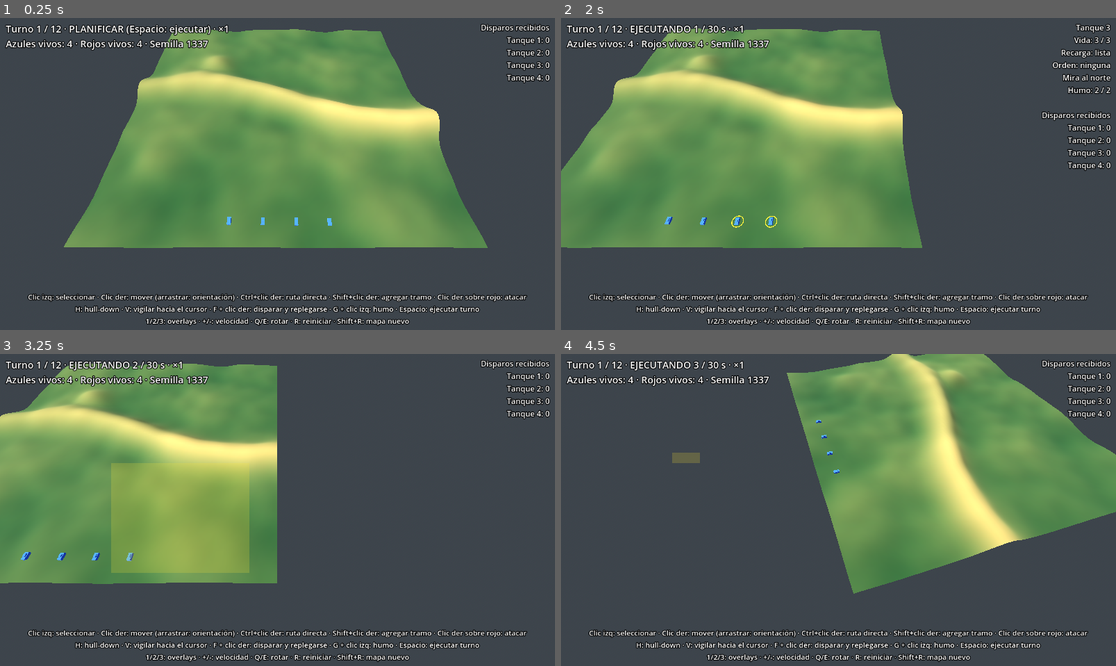
Above: before the commit, frames 1-4 (two rows, left to right).
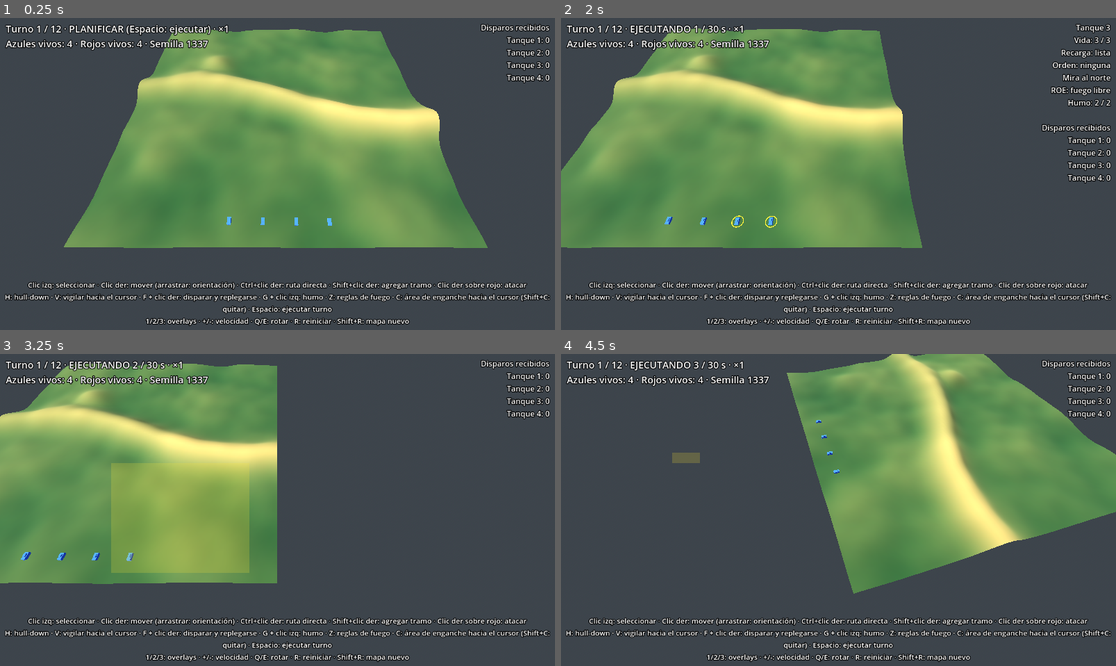
Above: after the commit, the same moments.

Repository: LeandroK99/Demogamev1
Game: Godot game, scene res://main.tscn
Two runs of this game, one before a commit and one after it. Both use one fixed random seed, a clock stepped at 60 frames per second and the inputs below.
Inputs (mouse positions are in pixels of both pictures, inside the frame that each line leads up to):
- Up to frame 1 (0.25 s): no input
- Up to frame 2 (2 s): tap Enter at 0.5 s; move the mouse to (960, 158) at 0.52 s; hold D 0.53-1.25 s; tap Z at 0.6 s; click (960, 158) at 0.67 s; tap Space at 0.77 s; tap C at 0.8 s; drag from (727, 189) to (810, 236) at 1.27 s
- Up to frame 3 (3.25 s): move the mouse to (333, 441) at 2.02 s; hold D 2.03-2.75 s; tap Z at 2.1 s; click (333, 441) at 2.17 s; tap C at 2.3 s; drag from (249, 572) to (111, 463) at 2.77 s
- Up to frame 4 (4.5 s): move the mouse to (1005, 556) at 3.52 s; hold A 3.53-4.25 s; hold Q 3.53-4.25 s; click (1005, 556) at 3.67 s; tap Space at 3.77 s; tap C at 3.8 s; drag from (672, 463) to (755, 432) at 4.27 s

The runs differ from the first frame. In frame 1, 3.7% of the frame differs, in the area x 0-100%, y 84-95%; in frame 2, 4.5%, in the area x 0-100%, y 21-95%; in frame 3, 3.7%; in frame 4, 3.7%.

Commit message:
fase 14: reglas de fuego (ROE), arco de tiro y distancia máxima de enganche
Co-Authored-By: Claude Opus 5.5 <noreply@anthropic.com>
Claude-Session: https://claude.ai/code/session_01FRAVKPY78grxLMWDVvAnAv

Diff:
--- a/game/hud.gd
+++ b/game/hud.gd
@@ -4,7 +4,7 @@
 
 const PLAYER_SIDE: int = 0
 const HELP: String = "Clic izq: seleccionar · Clic der: mover (arrastrar: orientación) · Ctrl+clic der: ruta directa · Shift+clic der: agregar tramo · Clic der sobre rojo: atacar\n" \
-	+ "H: hull-down · V: vigilar hacia el cursor · F + clic der: disparar y replegarse · G + clic izq: humo · Espacio: ejecutar turno\n1/2/3: overlays · +/-: velocidad · Q/E: rotar · R: reiniciar · Shift+R: mapa nuevo"
+	+ "H: hull-down · V: vigilar hacia el cursor · F + clic der: disparar y replegarse · G + clic izq: humo · Z: reglas de fuego · C: área de enganche hacia el cursor (Shift+C: quitar) · Espacio: ejecutar turno\n1/2/3: overlays · +/-: velocidad · Q/E: rotar · R: reiniciar · Shift+R: mapa nuevo"
 const ORDER_NAMES: Dictionary = {
 	Unit.Order.NONE: "ninguna",
 	Unit.Order.MOVE: "mover",
@@ -13,6 +13,12 @@
 	Unit.Order.ATTACK: "atacar",
 	Unit.Order.OVERWATCH: "vigilancia",
 	Unit.Order.SCOOT: "disparar y replegarse",
+}
+
+const ROE_NAMES: Dictionary = {
+	Unit.Roe.FREE: "fuego libre",
+	Unit.Roe.RETURN_FIRE: "solo si le disparan",
+	Unit.Roe.HOLD: "retener fuego",
 }
 
 var world: SimWorld
@@ -110,6 +116,12 @@
 			order_text += " (rojo %d)" % (sel.attack_target - Config.UNITS_PER_SIDE + 1)
 		lines.append("Orden: %s" % order_text)
 		lines.append("Mira al %s" % compass(sel.heading))
+		var roe_text: String = ROE_NAMES.get(sel.roe, "?")
+		if sel.fire_arc_dir != Vector2.ZERO:
+			roe_text += ", arco al %s" % compass(sel.fire_arc_dir)
+		if sel.max_engage_m < Config.MAX_RANGE:
+			roe_text += ", hasta %d m" % roundi(sel.max_engage_m)
+		lines.append("ROE: %s" % roe_text)
 		lines.append("Humo: %d / %d" % [sel.smoke_charges, Config.SMOKE_CHARGES])
 		lines.append("")
 	lines.append("Disparos recibidos")
--- a/game/input_controller.gd
+++ b/game/input_controller.gd
@@ -17,6 +17,7 @@
 const COLOR_WAYPOINT: Color = Color(1.0, 1.0, 1.0)
 const COLOR_OVERWATCH: Color = Color(0.4, 1.0, 0.6)
 const COLOR_SCOOT: Color = Color(0.9, 0.5, 1.0)
+const COLOR_ENGAGE: Color = Color(1.0, 0.55, 0.55) # área de enganche (arco + distancia de la ROE)
 const OVERWATCH_ARC_STEPS: int = 12
 const COLOR_FACING: Color = Color(0.3, 0.9, 1.0)
 const COLOR_ATTACK: Color = Color(1.0, 0.25, 0.2)
@@ -106,6 +107,12 @@
 	if key != null and key.pressed and not key.echo and key.physical_keycode == KEY_ESCAPE:
 		pending_mode = ""
 		return
+	if key != null and key.pressed and not key.echo and key.physical_keycode == KEY_Z:
+		_cycle_roe()
+		return
+	if key != null and key.pressed and not key.echo and key.physical_keycode == KEY_C:
+		_engagement_at(get_viewport().get_mouse_position(), key.shift_pressed)
+		return
 	if key != null and key.pressed and not key.echo and key.physical_keycode == KEY_V:
 		_order_overwatch_at(get_viewport().get_mouse_position())
 		return
@@ -241,6 +248,35 @@
 	for id: int in selected_ids:
 		var u: Unit = world.get_unit(id)
 		world.order_overwatch(id, at - u.pos)
+
+
+## Z: siguiente ROE (libre -> solo si te disparan -> retener) para las seleccionadas,
+## partiendo de la de la primera.
+func _cycle_roe() -> void:
+	var u: Unit = primary_unit()
+	if u == null or world.phase != SimWorld.Phase.PLAN:
+		return
+	var next: int = (u.roe + 1) % Unit.Roe.size()
+	for id: int in selected_ids:
+		world.set_roe(id, next)
+
+
+## C: área de enganche hacia el cursor (arco centrado en el cursor y distancia máxima
+## hasta él). Shift+C: sin arco y a distancia máxima.
+func _engagement_at(screen: Vector2, clear: bool) -> void:
+	if selected_ids.is_empty() or world.phase != SimWorld.Phase.PLAN:
+		return
+	if clear:
+		for id: int in selected_ids:
+			world.set_engagement(id, Vector2.ZERO, Config.MAX_RANGE)
+		return
+	var hit: Variant = terrain_view.raycast(camera.project_ray_origin(screen), camera.project_ray_normal(screen))
+	if hit == null:
+		return
+	var at: Vector2 = Vector2((hit as Vector3).x, (hit as Vector3).z) / Config.CELL_SIZE
+	for id: int in selected_ids:
+		var u: Unit = world.get_unit(id)
+		world.set_engagement(id, at - u.pos, (at - u.pos).length() * Config.CELL_SIZE)
 
 
 ## Humo en el punto bajo el cursor: lo tira la seleccionada más cercana que tenga
@@ -329,7 +365,9 @@
 		if u.final_heading != Vector2.ZERO and not u.path.is_empty():
 			_arrow(segs, colors, Vector2(u.path.back()), u.final_heading, COLOR_FACING)
 		if u.order == Unit.Order.OVERWATCH:
-			_sector(segs, colors, u)
+			_sector(segs, colors, u, u.overwatch_dir, Config.OVERWATCH_HALF_ANGLE_DEG, Config.MAX_RANGE, COLOR_OVERWATCH)
+		if u.fire_arc_dir != Vector2.ZERO and selected_ids.has(u.id):
+			_sector(segs, colors, u, u.fire_arc_dir, Config.FIRE_ARC_HALF_ANGLE_DEG, u.max_engage_m, COLOR_ENGAGE)
 		if u.order == Unit.Order.SCOOT and not u.scoot_fired and not u.path.is_empty():
 			_dashed(segs, colors, Vector2(u.path.back()), Vector2(u.return_cell), COLOR_SCOOT)
 		if u.attack_target >= 0 and world.known_enemies[PLAYER_SIDE].has(u.attack_target):
@@ -376,20 +414,20 @@
 		_seg(segs, colors, _ground(at - d), _ground(at + d), color)
 
 
-## Abanico del sector de vigilancia: dos bordes y el arco a MAX_RANGE.
-func _sector(segs: PackedVector3Array, colors: PackedColorArray, u: Unit) -> void:
-	var r: float = Config.MAX_RANGE / Config.CELL_SIZE
-	var half: float = deg_to_rad(Config.OVERWATCH_HALF_ANGLE_DEG)
+## Abanico desde u.pos: dos bordes y el arco a range_m.
+func _sector(segs: PackedVector3Array, colors: PackedColorArray, u: Unit, dir: Vector2, half_deg: float, range_m: float, color: Color) -> void:
+	var r: float = range_m / Config.CELL_SIZE
+	var half: float = deg_to_rad(half_deg)
 	var limit: float = float(world.height_field.size - 1)
 	var prev: Vector2 = Vector2.ZERO
 	for i: int in OVERWATCH_ARC_STEPS + 1:
 		var a: float = -half + 2.0 * half * float(i) / float(OVERWATCH_ARC_STEPS)
-		var p: Vector2 = u.pos + u.overwatch_dir.rotated(a) * r
+		var p: Vector2 = u.pos + dir.rotated(a) * r
 		p = Vector2(clampf(p.x, 0.0, limit), clampf(p.y, 0.0, limit))
 		if i == 0 or i == OVERWATCH_ARC_STEPS:
-			_seg(segs, colors, _ground(u.pos), _ground(p), COLOR_OVERWATCH)
+			_seg(segs, colors, _ground(u.pos), _ground(p), color)
 		if i > 0:
-			_seg(segs, colors, _ground(prev), _ground(p), COLOR_OVERWATCH)
+			_seg(segs, colors, _ground(prev), _ground(p), color)
 		prev = p
 
 
--- a/sim/ai_commander.gd
+++ b/sim/ai_commander.gd
@@ -29,12 +29,16 @@
 	for u: Unit in world.units:
 		if u.side != side or not u.alive:
 			continue
+		world.set_engagement(u.id, Vector2.ZERO, Config.MAX_RANGE)
 		if u.hp == 1 and not threats.is_empty():
 			_retreat(world, u)
 			reserved.append(world.destination(u))
 		elif not threats.is_empty():
 			var state: Dictionary = evaluate_cell(world, u.cell(), threats)
 			if state["hull_hidden"] and state["can_fire"]:
+				# Emboscada: no tira de lejos salvo que ya lo hayan atacado
+				var ambush_m: float = Config.MAX_RANGE if world.fired_upon_recently(u) else Config.AI_AMBUSH_RANGE
+				world.set_engagement(u.id, Vector2.ZERO, ambush_m)
 				if not world.order_overwatch(u.id, SimWorld.facing_to_threats(u.cell(), threats)):
 					u.path.clear()
 					u.moving = false
--- a/sim/config.gd
+++ b/sim/config.gd
@@ -82,6 +82,11 @@
 const AI_SMOKE_EXPOSURE: float = 0.5 # la IA tira humo al retroceder si su celda está más expuesta que esto
 const AI_SMOKE_DIST: float = 5.0 # celdas hacia la amenaza donde la IA pone la nube
 
+# --- Reglas de fuego (ROE) ---
+const ROE_RETURN_FIRE_SECONDS: float = 15.0 # "solo si te disparan": queda liberado este tiempo tras recibir un disparo
+const FIRE_ARC_HALF_ANGLE_DEG: float = 45.0 # semiángulo del arco de tiro
+const AI_AMBUSH_RANGE: float = 250.0 # metros: la IA en vigilancia no tira más lejos que esto si no la atacaron
+
 # --- Orden hull-down e IA ---
 const HULLDOWN_MIN_SEPARATION: float = 3.0 # celdas mínimas entre destinos de una misma orden
 const NO_THREAT_ADVANCE: int = 20 # celdas hacia el centro si no hay amenazas conocidas
--- a/sim/sim_world.gd
+++ b/sim/sim_world.gd
@@ -452,6 +452,7 @@
 		# Fogonazo: el bando del blanco sabe de dónde vino el tiro, aunque no lo vea
 		known_enemies[target.side][shooter.id] = {"cell": shooter.cell(), "last_seen_turn": turn}
 		target.shots_received += 1
+		target.last_fired_upon_tick = total_ticks
 		var hit: bool = rng.randf() < hit_probability(shooter, target)
 		if hit:
 			target.hp -= 1
@@ -465,13 +466,16 @@
 		shot_events.append({"shooter": shooter.id, "target": target.id, "hit": hit, "aspect": aspect_of(target, shooter.pos)})
 
 
-## Enemigo visible para el bando del tirador, más cercano, al que el tirador ve.
+## Enemigo visible para el bando del tirador, más cercano, al que el tirador ve
+## y que su ROE permite (arco y distancia máxima de enganche incluidos).
 func _pick_target(shooter: Unit) -> Unit:
+	if not roe_allows_fire(shooter):
+		return null
 	var vis: Dictionary = visible_enemies[shooter.side]
 	# Blanco prioritario de la orden ATTACK, si se lo puede tirar
 	if shooter.attack_target >= 0 and vis.has(shooter.attack_target):
 		var prio: Unit = units[shooter.attack_target]
-		if prio.alive and _can_see(shooter, prio, Config.CENTER_H):
+		if prio.alive and _can_engage(shooter, prio):
 			return prio
 	var best: Unit = null
 	var best_d: float = INF
@@ -482,10 +486,60 @@
 		var d: float = TerrainAnalysis.dist_m(shooter.cell(), enemy.cell())
 		if shooter.order == Unit.Order.OVERWATCH and not in_overwatch_sector(shooter, enemy.pos):
 			continue
-		if d < best_d and _can_see(shooter, enemy, Config.CENTER_H):
+		if d < best_d and _can_engage(shooter, enemy):
 			best = enemy
 			best_d = d
 	return best
+
+
+## Línea de tiro y dentro del arco y la distancia máxima de enganche del tirador.
+func _can_engage(shooter: Unit, enemy: Unit) -> bool:
+	return TerrainAnalysis.dist_m(shooter.cell(), enemy.cell()) <= shooter.max_engage_m \
+		and in_fire_arc(shooter, enemy.pos) and _can_see(shooter, enemy, Config.CENTER_H)
+
+
+## ¿La ROE de u le deja abrir fuego ahora?
+func roe_allows_fire(u: Unit) -> bool:
+	match u.roe:
+		Unit.Roe.HOLD:
+			return false
+		Unit.Roe.RETURN_FIRE:
+			return fired_upon_recently(u)
+	return true
+
+
+## ¿Recibió un disparo en los últimos ROE_RETURN_FIRE_SECONDS?
+func fired_upon_recently(u: Unit) -> bool:
+	return float(total_ticks - u.last_fired_upon_tick) * Config.TICK < Config.ROE_RETURN_FIRE_SECONDS
+
+
+## ¿Está at (en celdas) dentro del arco de tiro de u? Sin arco, siempre.
+static func in_fire_arc(u: Unit, at: Vector2) -> bool:
+	if u.fire_arc_dir == Vector2.ZERO:
+		return true
+	var d: Vector2 = at - u.pos
+	if d.length_squared() < 0.0001:
+		return true
+	return u.fire_arc_dir.dot(d.normalized()) >= cos(deg_to_rad(Config.FIRE_ARC_HALF_ANGLE_DEG))
+
+
+## Reglas de fuego de una unidad (solo en PLAN). Duran hasta que se cambien.
+func set_roe(unit_id: int, roe: int) -> bool:
+	var u: Unit = get_unit(unit_id)
+	if u == null or not u.alive or phase != Phase.PLAN:
+		return false
+	u.roe = roe
+	return true
+
+
+## Arco de tiro (dir cero = sin arco) y distancia máxima de enganche, en metros (tope MAX_RANGE). Solo en PLAN.
+func set_engagement(unit_id: int, arc_dir: Vector2, max_m: float = Config.MAX_RANGE) -> bool:
+	var u: Unit = get_unit(unit_id)
+	if u == null or not u.alive or phase != Phase.PLAN:
+		return false
+	u.fire_arc_dir = arc_dir.normalized() if arc_dir.length() > 0.001 else Vector2.ZERO
+	u.max_engage_m = clampf(max_m, 0.0, Config.MAX_RANGE)
+	return true
 
 
 ## Qué cara le muestra target a un tirador en from: frente, flanco o retaguardia,
--- a/sim/unit.gd
+++ b/sim/unit.gd
@@ -3,6 +3,8 @@
 ## Un tanque de la simulación.
 
 enum Order { NONE, MOVE, HULLDOWN, HOLD, ATTACK, OVERWATCH, SCOOT }
+## Reglas de fuego: libre, solo si te dispararon hace poco, o retener.
+enum Roe { FREE, RETURN_FIRE, HOLD }
 
 var id: int = 0
 var side: int = 0 # 0 azul, 1 rojo
@@ -26,6 +28,10 @@
 var last_fire_tick: int = -1000000 # tick global del último disparo
 var smoke_charges: int = Config.SMOKE_CHARGES
 var shots_received: int = 0 # disparos recibidos (impacten o no)
+var roe: int = Roe.FREE # reglas de fuego; duran hasta que se cambien (no las borra otra orden)
+var fire_arc_dir: Vector2 = Vector2.ZERO # centro del arco de tiro (cero = sin arco)
+var max_engage_m: float = Config.MAX_RANGE # distancia máxima de enganche
+var last_fired_upon_tick: int = -1000000 # tick global del último disparo recibido
 
 
 func _init(p_id: int, p_side: int, p_pos: Vector2) -> void:
--- /dev/null
+++ b/tests/test_roe.gd
@@ -0,0 +1,103 @@
+extends TestBase
+## Tests de las reglas de fuego (ROE): retener, solo si te disparan, arco y distancia máxima.
+
+const N: int = 96
+
+
+## Mundo llano sin IA: azul 0 en (48, 60) y rojo 4 a dist celdas al norte; el rojo no recarga.
+func _duel(dist: int = 20) -> SimWorld:
+	var world: SimWorld = SimWorld.new(7, HeightField.new(N), false)
+	for u: Unit in world.units:
+		u.alive = u.id == 0 or u.id == 4
+	world.units[0].pos = Vector2(48, 60)
+	world.units[4].pos = Vector2(48, 60 - dist)
+	world.units[4].reload_left = 1000.0
+	world.update_detection()
+	return world
+
+
+func _shots_by(world: SimWorld, shooter: int) -> int:
+	var n: int = 0
+	for e: Dictionary in world.shot_events:
+		if int(e["shooter"]) == shooter:
+			n += 1
+	return n
+
+
+func _run(world: SimWorld, ticks: int) -> void:
+	world.begin_execute()
+	for i: int in ticks:
+		world.step()
+
+
+func test_free_fire_shoots() -> void:
+	var world: SimWorld = _duel()
+	world.p_hit_base = 0.0
+	_run(world, 20)
+	assert_true(_shots_by(world, 0) > 0, "con fuego libre dispara")
+
+
+func test_hold_fire_never_shoots() -> void:
+	var world: SimWorld = _duel()
+	world.p_hit_base = 0.0
+	assert_true(world.set_roe(0, Unit.Roe.HOLD), "ROE aceptada")
+	_run(world, 100)
+	assert_eq(_shots_by(world, 0), 0, "retener fuego: no dispara")
+
+
+func test_return_fire_waits_until_shot_at() -> void:
+	var world: SimWorld = _duel()
+	world.p_hit_base = 0.0 # sin bajas
+	world.set_roe(0, Unit.Roe.RETURN_FIRE)
+	_run(world, 50)
+	assert_eq(_shots_by(world, 0), 0, "no abre fuego por su cuenta")
+	world.units[4].reload_left = 0.0 # el rojo tira
+	for i: int in 3:
+		world.step()
+	assert_true(_shots_by(world, 4) > 0, "el rojo disparó")
+	for i: int in 3:
+		world.step()
+	assert_true(_shots_by(world, 0) > 0, "devuelve el fuego")
+
+
+func test_fire_arc_filters_targets() -> void:
+	var world: SimWorld = _duel()
+	world.p_hit_base = 0.0
+	world.set_engagement(0, Vector2(1.0, 0.0)) # arco hacia el este; el rojo está al norte
+	_run(world, 50)
+	assert_eq(_shots_by(world, 0), 0, "fuera del arco no tira")
+	world.phase = SimWorld.Phase.PLAN
+	world.set_engagement(0, Vector2(0.2, -1.0))
+	_run(world, 5)
+	assert_true(_shots_by(world, 0) > 0, "dentro del arco tira")
+
+
+func test_max_engage_range() -> void:
+	var world: SimWorld = _duel(30) # 120 m
+	world.p_hit_base = 0.0
+	world.set_engagement(0, Vector2.ZERO, 100.0)
+	_run(world, 50)
+	assert_eq(_shots_by(world, 0), 0, "a 120 m con tope de 100 m no tira")
+	world.phase = SimWorld.Phase.PLAN
+	world.set_engagement(0, Vector2.ZERO, 150.0)
+	_run(world, 5)
+	assert_true(_shots_by(world, 0) > 0, "con tope de 150 m tira")
+
+
+func test_roe_survives_new_orders() -> void:
+	var world: SimWorld = _duel()
+	world.set_roe(0, Unit.Roe.HOLD)
+	world.set_engagement(0, Vector2(1.0, 0.0), 120.0)
+	world.order_move(0, Vector2i(40, 60))
+	world.order_overwatch(0, Vector2(0.0, -1.0))
+	var u: Unit = world.units[0]
+	assert_eq(u.roe, Unit.Roe.HOLD, "la ROE sigue")
+	assert_true(u.fire_arc_dir.is_equal_approx(Vector2(1.0, 0.0)), "el arco sigue")
+	assert_eq(u.max_engage_m, 120.0, "la distancia sigue")
+
+
+func test_roe_only_in_plan() -> void:
+	var world: SimWorld = _duel()
+	world.begin_execute()
+	assert_true(not world.set_roe(0, Unit.Roe.HOLD), "no se cambia la ROE ejecutando")
+	assert_true(not world.set_engagement(0, Vector2(1.0, 0.0)), "ni el arco")
Not shown, added: tests/test_roe.gd.uid
